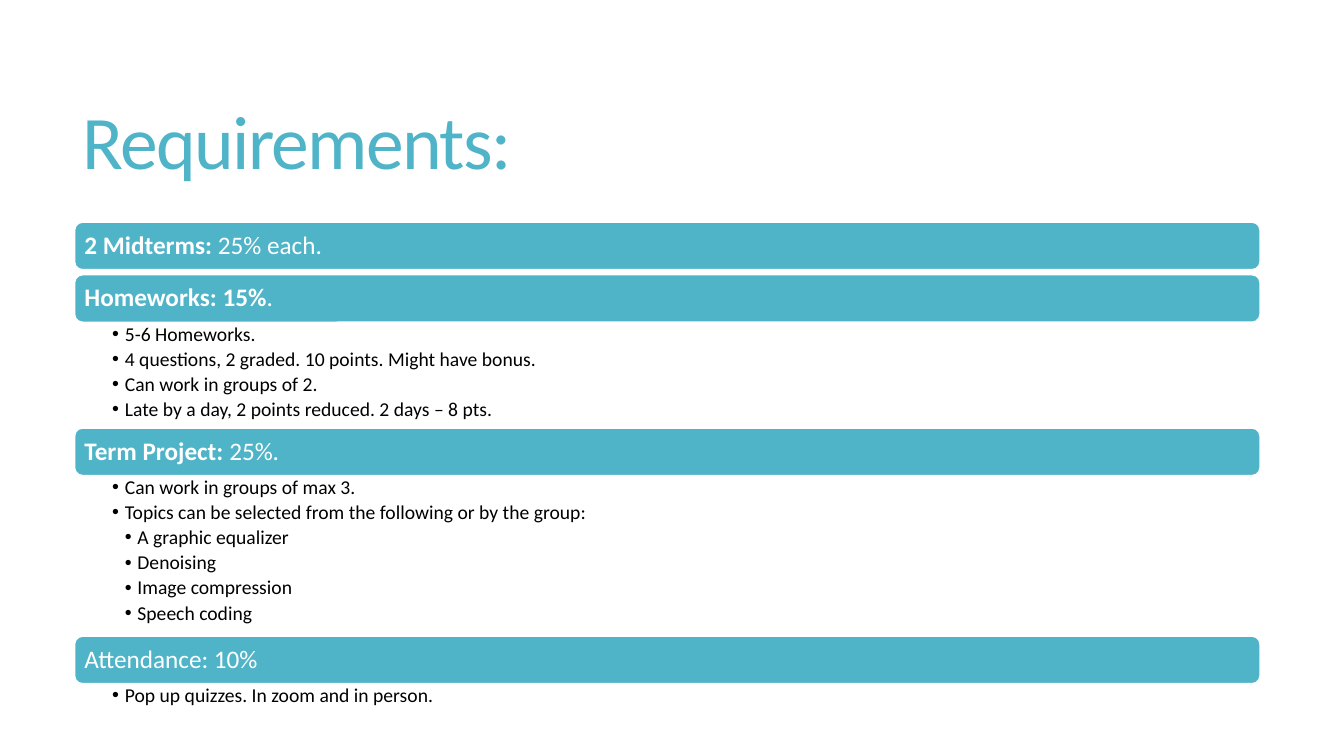
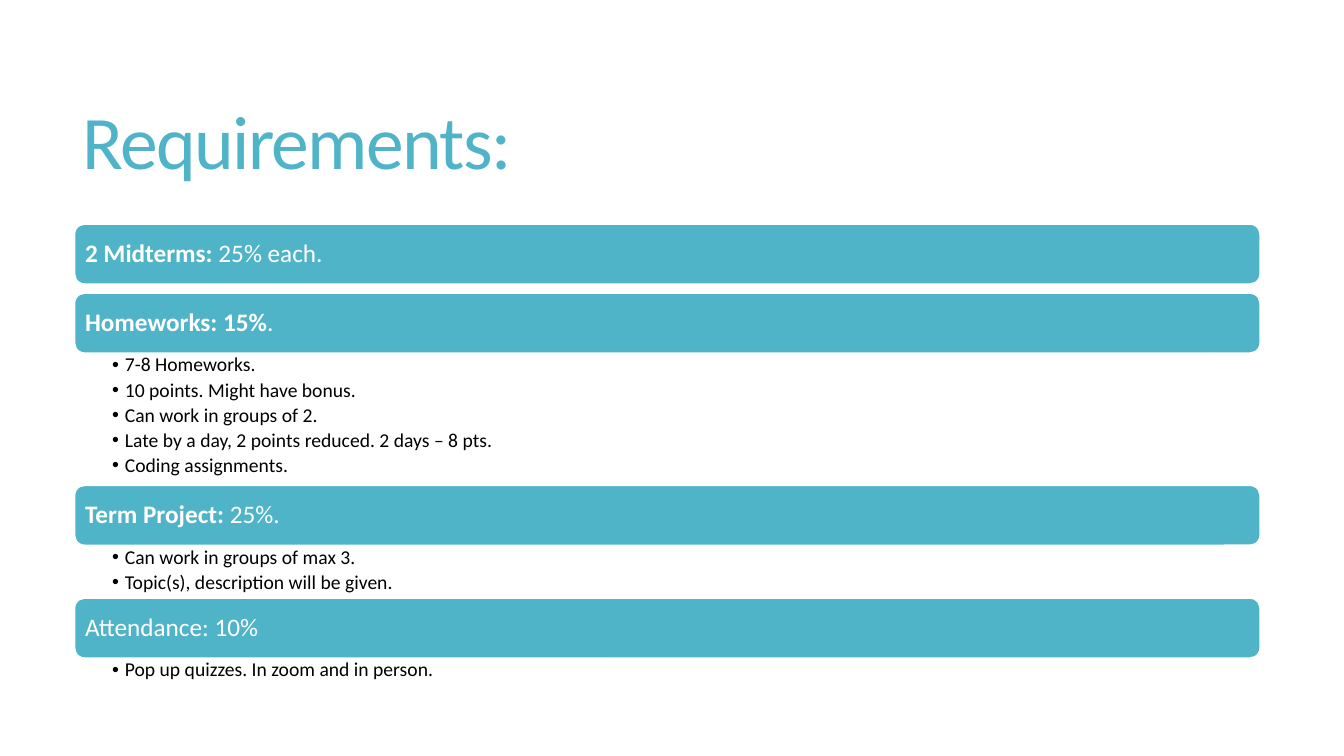
Before and after one commit to mrsfgl/ece466_dsp_ss2022, a slide deck: slide 3 of Lecture Slides/Lecture_0.pptx. Drawn at 1344x756 pixels with LibreOffice and Linux fonts; fonts in the diff are those of the drawing. Boxes give left, top, right and bottom in pixels: in the first picture for what was removed or moved away, otherwise in the second. Text is boxed around its words. In the diff, an @@ line names an element or a change of style, - is before the commit and + after.

```diff
--- a/Lecture Slides/Lecture_0.pptx
+++ b/Lecture Slides/Lecture_0.pptx
@@ rounded rectangle: place and size @@
-rounded rectangle at [75, 222, 1260, 269]
+rounded rectangle at [75, 224, 1260, 283]
@@ text "2 Midterms: 25% each.": place and size @@
-text "2 Midterms: 25% each." at [84, 236, 322, 254]
+text "2 Midterms: 25% each." at [85, 244, 323, 262]
@@ rounded rectangle: place and size @@
-rounded rectangle at [75, 275, 1260, 323]
+rounded rectangle at [75, 293, 1260, 353]
@@ text "Homeworks: 15%.": place and size @@
-text "Homeworks: 15%." at [84, 288, 273, 306]
+text "Homeworks: 15%." at [85, 313, 273, 331]
@@ text "7-8 Homeworks.": place and size @@
-text "7-8 Homeworks." at [125, 327, 536, 419]
+text "7-8 Homeworks." at [125, 357, 492, 476]
@@ text at [125, 357, 356, 401]: text changed @@
-  • 5-6 Homeworks.
-  • 4 questions, 2 graded. 10 points. Might have bonus.
+  • 7-8 Homeworks.
+  • 10 points. Might have bonus.
@@ text at [125, 458, 288, 476]: paragraph added @@
+  • Coding assignments.
@@ rounded rectangle: place and size @@
-rounded rectangle at [75, 429, 1260, 476]
+rounded rectangle at [75, 486, 1260, 545]
@@ text "Term Project: 25%.": place and size @@
-text "Term Project: 25%." at [84, 442, 279, 464]
+text "Term Project: 25%." at [85, 505, 280, 527]
@@ text "Can work in groups of ...": place and size @@
-text "Can work in groups of ..." at [125, 480, 586, 624]
+text "Can work in groups of ..." at [125, 550, 392, 593]
@@ rounded rectangle: place and size @@
-rounded rectangle at [75, 636, 1260, 684]
+rounded rectangle at [75, 598, 1260, 657]
@@ text at [125, 575, 392, 593]: text changed @@
-  • Topics can be selected from the following or by the group:
-    • A graphic equalizer
-    • Denoising
-    • Image compression
-    • Speech coding
+  • Topic(s), description will be given.
@@ text "Attendance: 10%": place and size @@
-text "Attendance: 10%" at [84, 650, 257, 668]
+text "Attendance: 10%" at [85, 618, 258, 636]
@@ text "Pop up quizzes. In zoom ...": place and size @@
-text "Pop up quizzes. In zoom ..." at [125, 688, 433, 705]
+text "Pop up quizzes. In zoom ..." at [125, 662, 433, 679]
```
Also in this commit, not shown: 5 other slides changed, 3 slides added, 1 slide removed, 7 other files.
